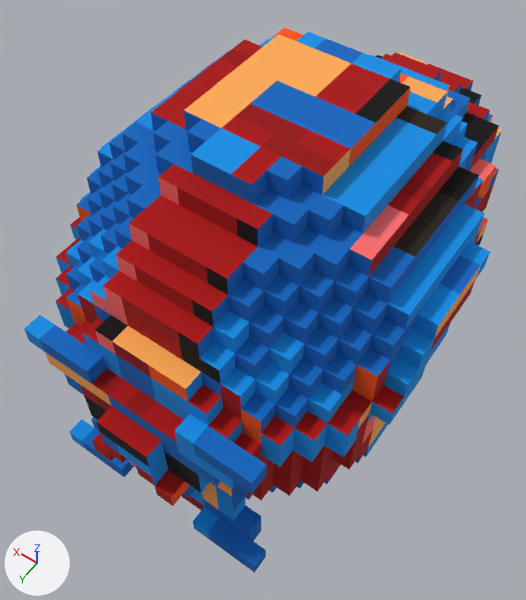
An edit to the glTF model new/exchange_blender/asset_gltfs/Assets/blue durag/red/blue durag_3d glasses.gltf, drawn before and after from the same camera.
Rendered twice from a camera (50 mm lens) standing at (-13.9, 20.1, 23.3) and looking at (0.2, 0.4, -7.6). The axes (+X, +Y, +Z) are drawn at lower left. The lights are the same throughout. Vertices at the same position are counted once.

The first picture shows 'C19_H_Durag_CoolDudeG_3D_RBShade-Mesh'.
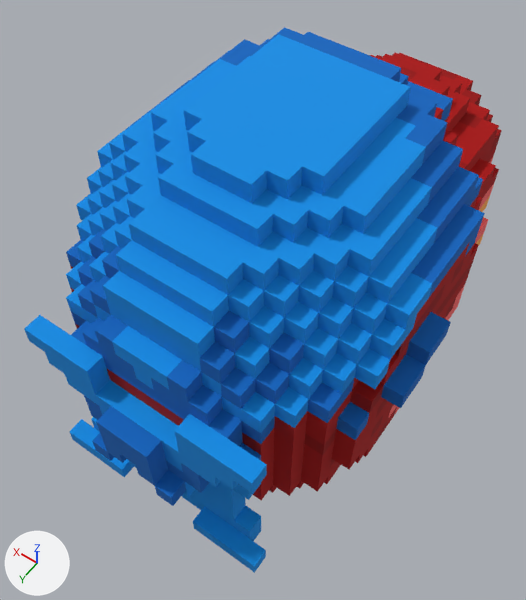
Location of each change, (x1, y1, x2, y2) in pixels of the pictures (526 x 600 px; the box of a moved part takes in the faces that stretch with it):
part 1 of me_c19_h_durag_cooldudeg_3d_rbshade_mesh, moved or reshaped
    before: (24, 27, 490, 500)
    after: (24, 27, 485, 500)
part 2 of me_c19_h_durag_cooldudeg_3d_rbshade_mesh, surface changed
    both: (37, 32, 502, 573)

The change, as a list of edits to the scene's bpy script:
```text
Change me_c19_h_durag_cooldudeg_3d_rbshade_mesh:
    used by ob_c19_h_durag_cooldudeg_3d_rbshade_mesh; location = (0.0, 0.0, 0.0); scale = (-1.0, 1.0, 1.0)
    remove me_c19_h_durag_cooldudeg_3d_rbshade_mesh.from_pydata(...)  # 1039 vertices, 1654 faces; spans x -9.5..9.5, y -17.5..11.5, z -15.0..4.0
    add me_c19_h_durag_cooldudeg_3d_rbshade_mesh.from_pydata(...)  # 994 vertices, 1586 faces; spans x -9.5..9.5, y -17.5..11.5, z -15.0..4.0
    me_c19_h_durag_cooldudeg_3d_rbshade_mesh part 1
    104 vertices are removed from x -9.5..9.5, y -8.5..10.5, z -8.0..3.0
    302 faces are deleted
    8 vertices are added at x -7.5..7.5, y -8.5..10.5, z -6.0..2.0
    20 new vertices lie (0.0, -1.0, 0.0) away from vertices in x -8.5..8.5, y -8.5..10.5, z -9.0..3.0
    12 new vertices lie (0.0, 1.0, 0.0) away from vertices in x -8.5..8.5, y -10.5..4.5, z -9.0..2.0
    10 new vertices lie (0.0, 0.0, -1.0) away from vertices in x -7.5..7.5, y -7.5..4.5, z -4.0..3.0
    9 new vertices lie (0.0, 0.0, 1.0) away from vertices in x -5.5..8.5, y -9.5..10.5, z -5.0..0.0
    234 new faces join them
    me_c19_h_durag_cooldudeg_3d_rbshade_mesh part 2: 1352 kept faces spanning x -9.5..9.5, y -17.5..11.5, z -15.0..4.0 get new texture (UV) coordinates
```
